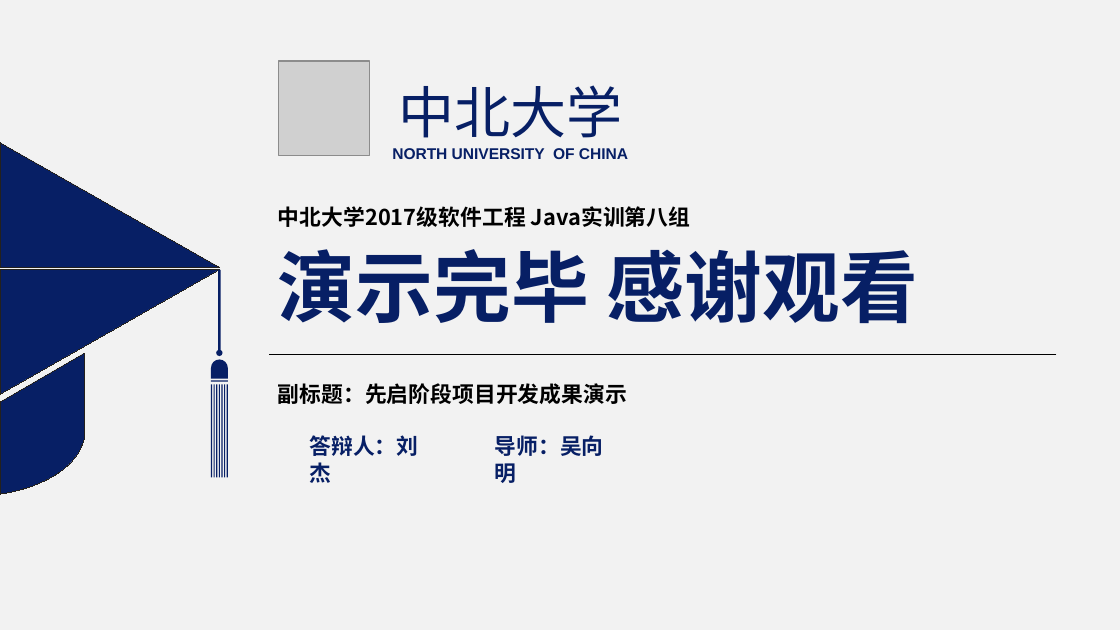
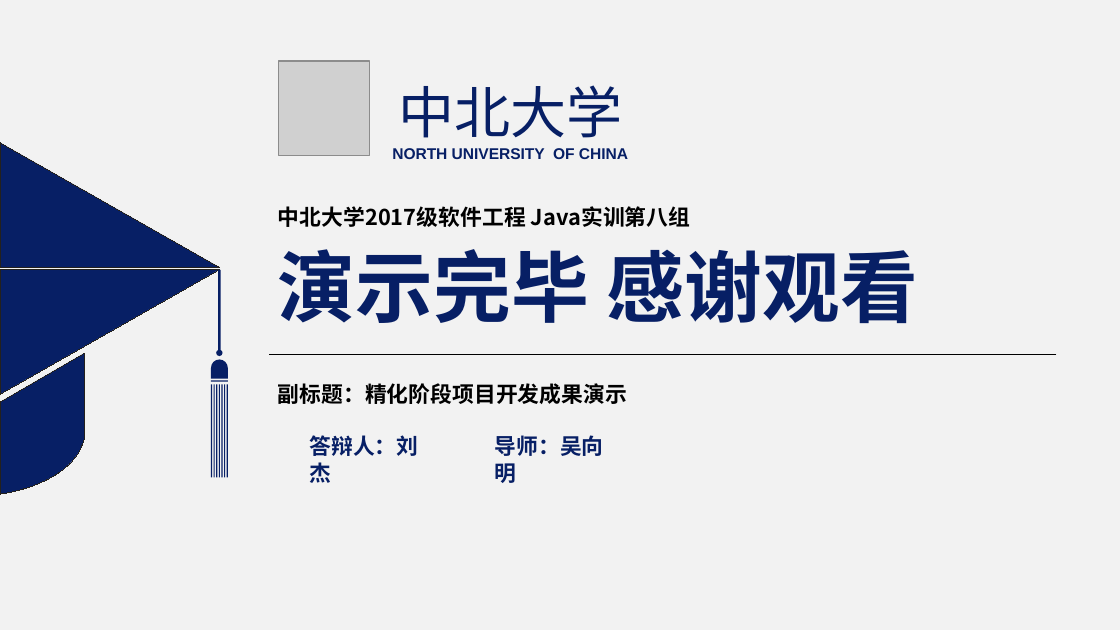
Before and after one commit to NillsWang/OlineEducationSys, a slide deck: slide 16 of practical_exloir/精化阶段/8组 阶段评审 刘杰 .pptx (slide 20 before the commit). Drawn at 1120x630 pixels with LibreOffice and Linux fonts; fonts in the diff are those of the drawing; grey boxes stand for pictures. Boxes give left, top, right and bottom in pixels: in the first picture for what was removed or moved away, otherwise in the second. Text is boxed around its words. In the diff, an @@ line names an element or a change of style, - is before the commit and + after.

```diff
--- a/practical_exloir/精化阶段/8组 阶段评审 刘杰 .pptx
+++ b/practical_exloir/精化阶段/8组 阶段评审 刘杰 .pptx
@@ text at [278,383,627,404]: text changed @@
-副标题：先启阶段项目开发成果演示
+副标题：精化阶段项目开发成果演示
```
Also in this commit, not shown: 8 other slides changed, 4 slides added, 8 slides removed, 1 other file.
